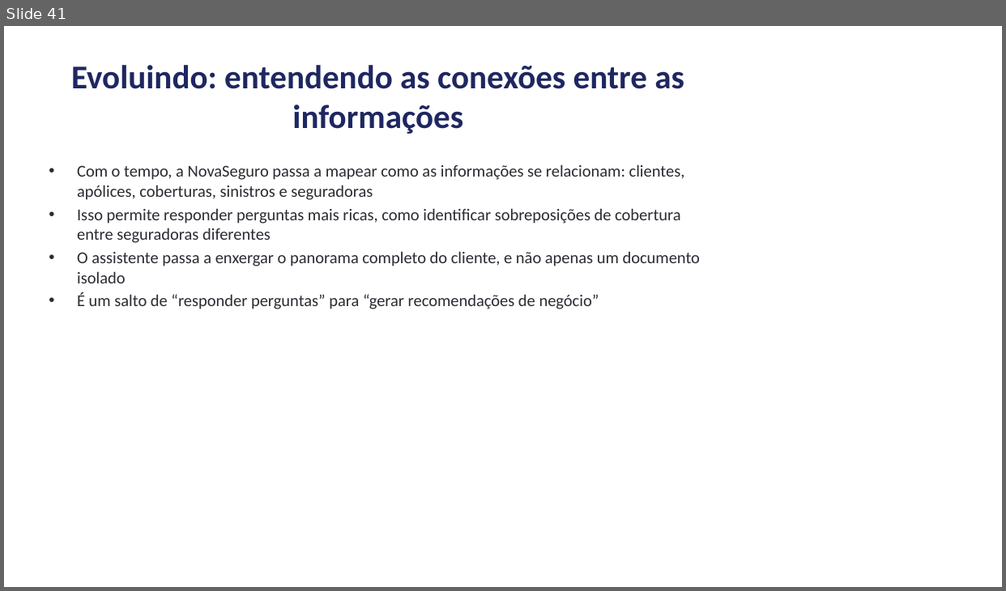
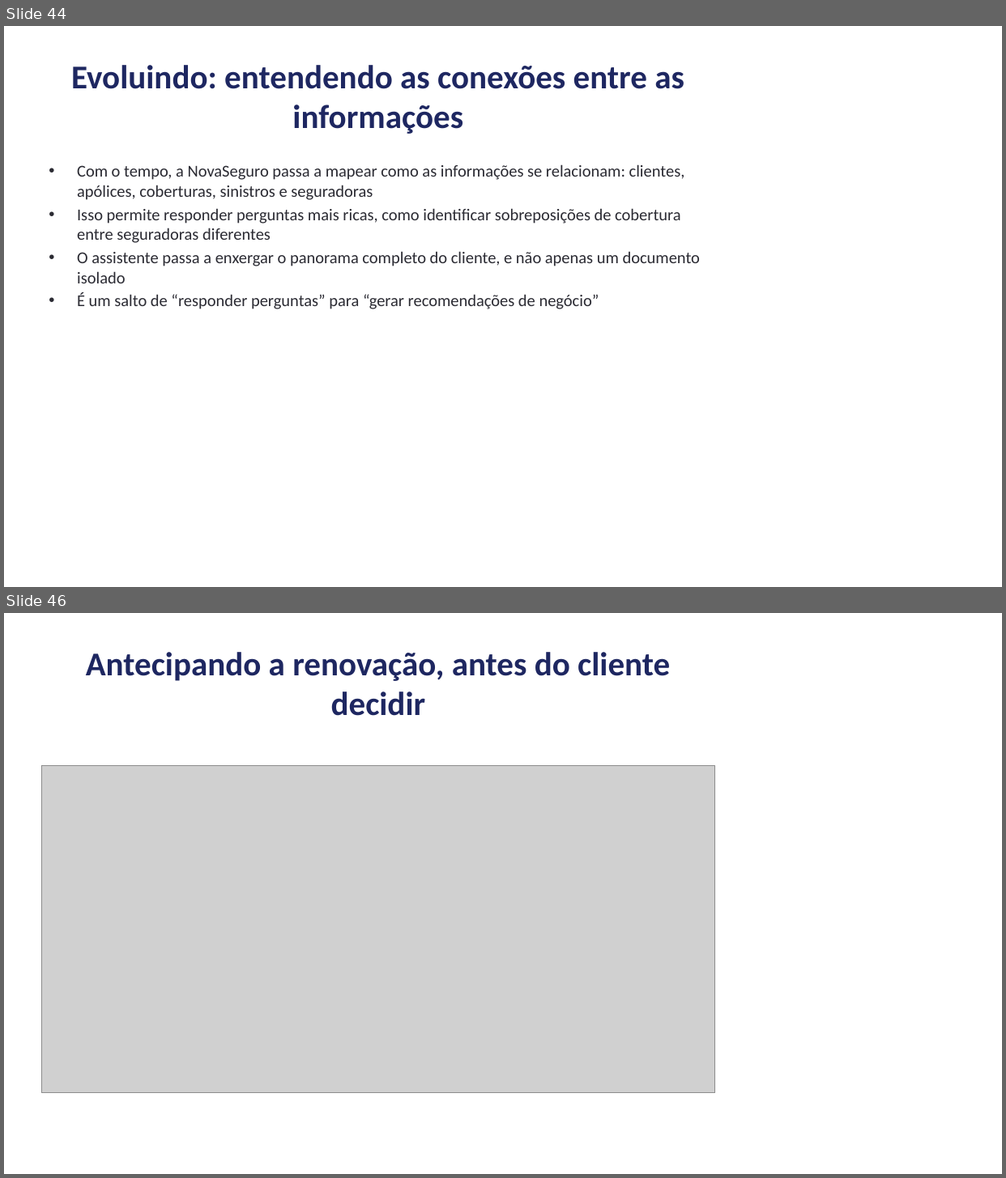
Before and after one commit to andrevberaldo/software-engineering, a slide deck: presentation/apresentacao.pptx. Shown one above the other, each under a label of ours: slide 41 before the commit, slides 44 and 46 after it; the slides between them are not shown. The pictures are 1006x591 and 1006x1178 pixels, drawn with LibreOffice and Linux fonts; fonts in the diff are those of the drawing; grey boxes stand for pictures. Boxes give left, top, right and bottom in pixels: in the first picture for what was removed or moved away, otherwise in the second. Text is boxed around its words. In the diff, an @@ line names an element or a change of style, - is before the commit and + after.

```diff
--- a/presentation/apresentacao.pptx
+++ b/presentation/apresentacao.pptx
@@ slide 46 added at (x1=4, y1=613, x2=1002, y2=1174), background #FFFFFF @@
@@ title added at (x1=86, y1=652, x2=670, y2=716), 32 pt, text #1E2761, bold @@
+Antecipando a renovação, antes do cliente decidir
@@ picture added at (x1=41, y1=766, x2=715, y2=1093) @@
@@ what was slide 41 is now slide 44 @@
```
Also in this commit, not shown: 4 slides changed, 3 other slides added, 1 slide removed, 3 other files.
